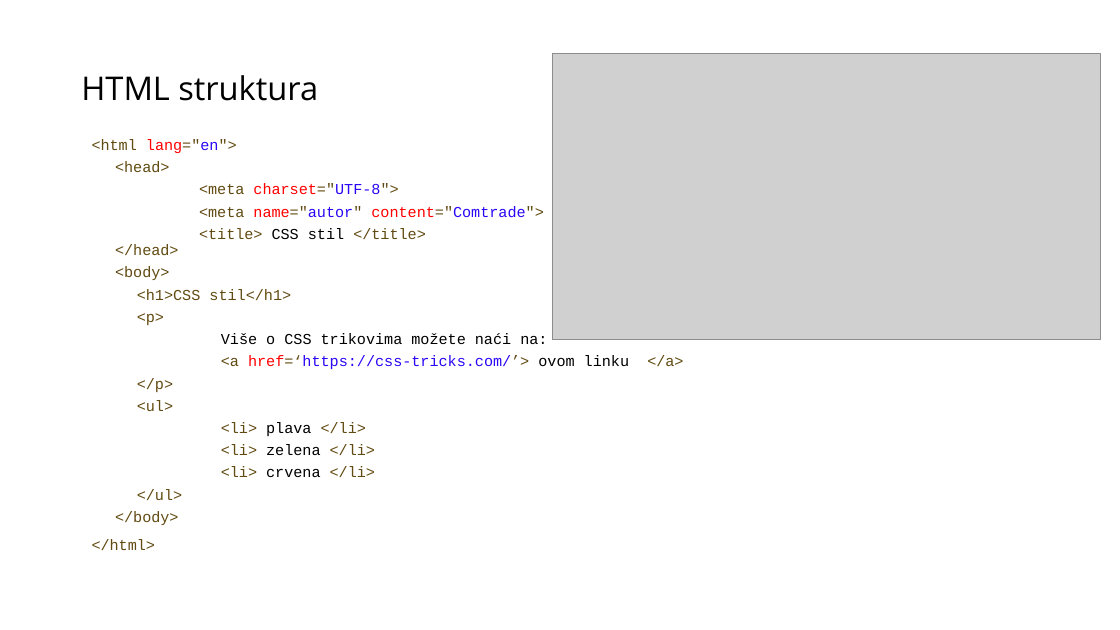
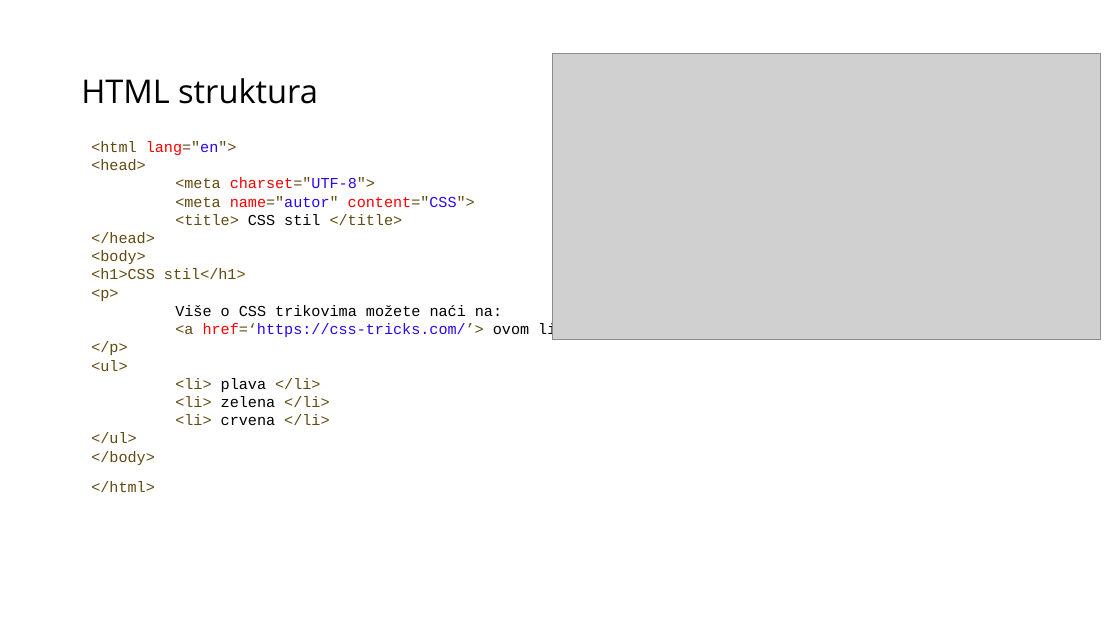
Before and after one commit to MissUchiha/frontend-programming-course, a slide deck: slide 8 of CSS/Prezentacija CSS.pptx. Drawn at 1120x630 pixels with LibreOffice and Linux fonts; fonts in the diff are those of the drawing; grey boxes stand for pictures. Boxes give left, top, right and bottom in pixels: in the first picture for what was removed or moved away, otherwise in the second. Text is boxed around its words. In the diff, an @@ line names an element or a change of style, - is before the commit and + after.

Commit message:
Small content changes.

```diff
--- a/CSS/Prezentacija CSS.pptx
+++ b/CSS/Prezentacija CSS.pptx
@@ text "HTML struktura" at (81, 78, 318, 104): line spacing 0.9 to 1 @@
@@ text at (91, 141, 583, 492): line spacing 0.9 to 1; list level 2 to 1 in "<head>"; list level 2 to 1 in "<meta charset="UTF-8">"; list level 2 to 1 in "<title> CSS stil </title> </head>"; list level 2 to 1 in "<body>"; list level 3 to 1 in "<h1>CSS stil</h1>"; list level 3 to 1 in "<p>"; list level 3 to 1 in "Više o CSS trikovima možete ..."; list level 3 to 1 in "<a href=‘https://css-tricks.com/’> ovom linku </a>"; list level 3 to 1 in "</p>"; list level 3 to 1 in "<ul>"; list level 3 to 1 in "<li> plava </li>"; list level 3 to 1 in "<li> zelena </li>"; list level 3 to 1 in "<li> crvena </li>"; list level 3 to 1 in "</ul>"; list level 2 to 1 in "</body>" @@
@@ text at (175, 196, 475, 207): text changed; text colour #2A08F5 to #624B12 @@
-  <meta name="autor" content="Comtrade">
+<meta name="autor" content="CSS">
```
Also in this commit, not shown: 60 other slides changed, 3 other files.
